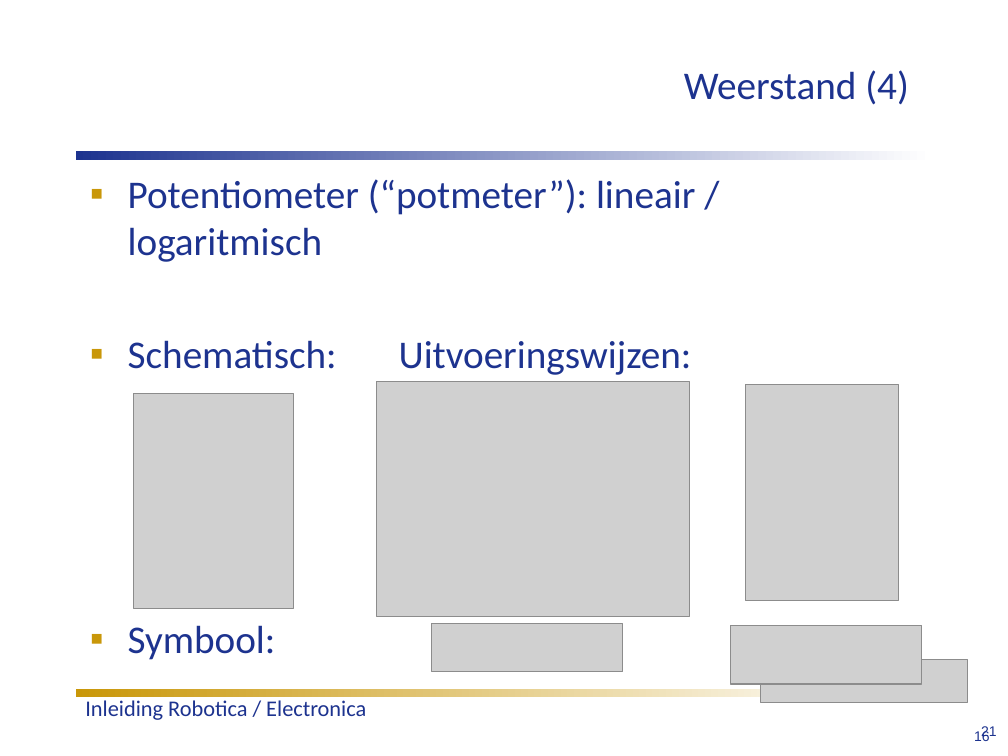
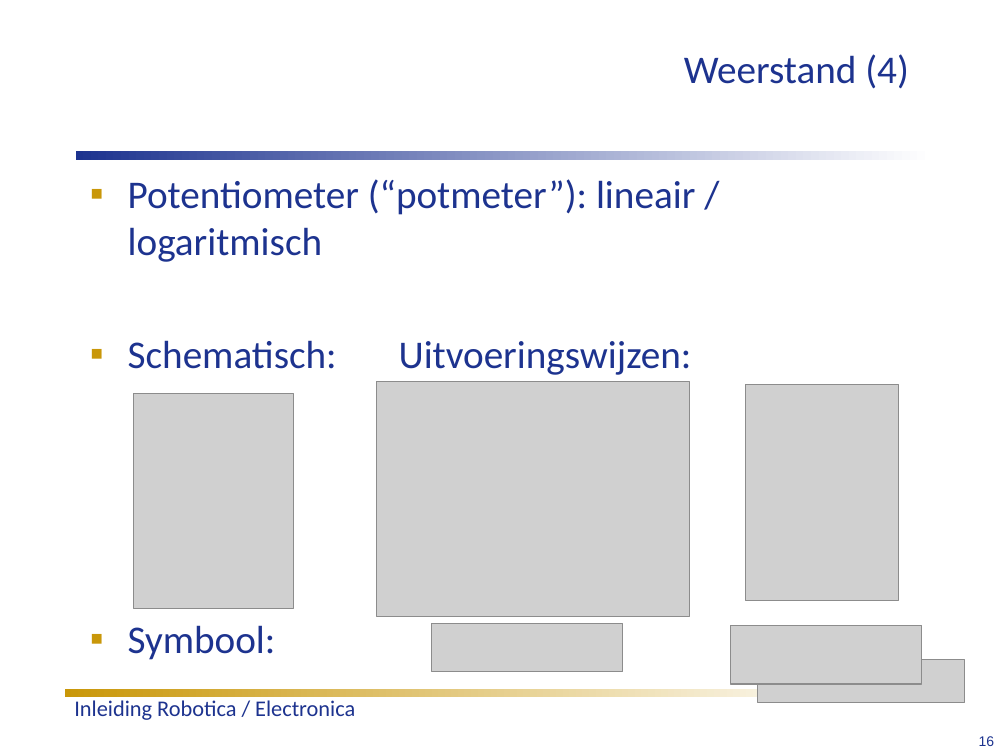
Before and after one commit to humiq/Greendevelopment, a slide deck: slide 16 of trunk/documents/Colleges/ISIROB College 1.ppt. Drawn at 1008x756 pixels with LibreOffice and Linux fonts; fonts in the diff are those of the drawing; grey boxes stand for pictures. Boxes give left, top, right and bottom in pixels: in the first picture for what was removed or moved away, otherwise in the second. Text is boxed around its words. In the diff, an @@ line names an element or a change of style, - is before the commit and + after.

```diff
--- a/trunk/documents/Colleges/ISIROB College 1.ppt
+++ b/trunk/documents/Colleges/ISIROB College 1.ppt
@@ title "Weerstand (4)": place and size @@
-title "Weerstand (4)" at (684, 70, 909, 105)
+title "Weerstand (4)" at (684, 54, 909, 89)
@@ rectangle: place and size @@
-rectangle at (76, 688, 882, 697)
+rectangle at (65, 688, 871, 697)
@@ text "Inleiding Robotica / Electronica": place and size @@
-text "Inleiding Robotica / Electronica" at (85, 700, 366, 720)
+text "Inleiding Robotica / Electronica" at (74, 700, 355, 720)
@@ page number: place and size @@
-page number at (974, 730, 990, 741)
+page number at (979, 736, 995, 746)
@@ text removed at (981, 726, 997, 740) @@
-21
```
Also in this commit, not shown: 24 other slides changed.
